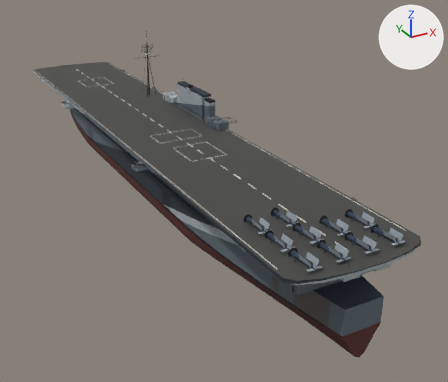
The glTF model assets/models/essex_m22.glb: old version first, new version second.
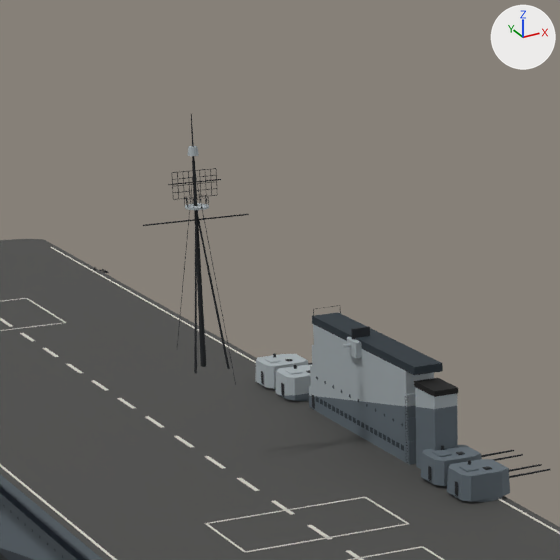
There are two pictures of each version: one whole from a 50 mm lens placed at (-95.5, -232.4, 98.2), pointed at (18.5, -25.1, -5.5), one close up on the part from 22% to 54% of the width and 0% to 38% of the height. Every picture has the same lights, and +X, +Y and +Z are marked at upper right. The older version's two pictures come first. Where no turn or scale is listed for an object, it has been applied to the vertices. Vertices at exactly the same position are counted once.

The first close-up shows 'Hull', 'Mount51', 'Mount52', 'Mount53', 'Mount54' and 1 more.
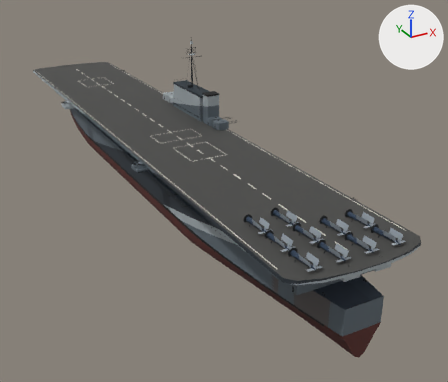
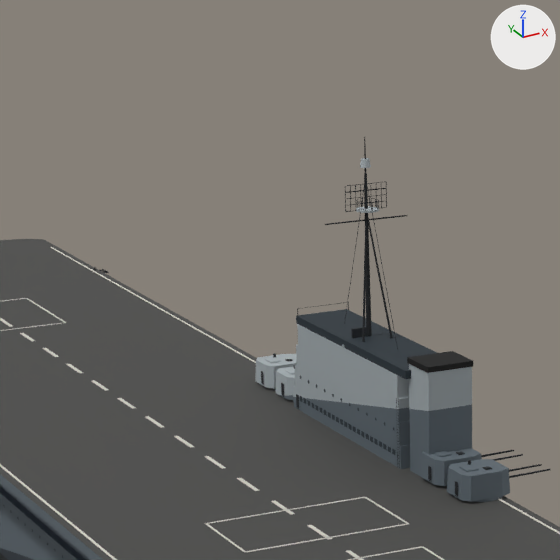
Pixel boxes [x1, y1, x2, y2] of what changed, in the close-ups (560 x 560 px; the box of a moved part takes in the faces that stretch with it):
```json
{"object": "Hull", "change": "reshaped", "before": [0, 114, 560, 560], "after": [0, 137, 560, 560]}
{"part": 1, "of": "me_hull", "change": "moved or reshaped", "before": [185, 204, 209, 210], "after": [356, 206, 379, 213]}
{"part": 2, "of": "me_hull", "change": "rebuilt", "before": [415, 387, 458, 469], "after": [409, 364, 472, 477], "on screen": "45% wider, 37% taller"}
{"part": 3, "of": "me_hull", "change": "deleted", "before": [143, 114, 458, 463]}
{"part": 4, "of": "me_hull", "change": "built on", "before": [309, 313, 443, 465], "after": [293, 137, 473, 469]}
```

Edits to the scene script, one JSON object a line:
```json
{"block": "me_hull", "where": "# used by ob_hull; location = (0.0, 0.0, 0.0)"}
{"op": "remove", "block": "me_hull", "code": "me_hull.from_pydata(...)  # 17605 vertices, 25344 faces; spans x -26.0..23.0, y -134.0..133.0, z -8.0..57.0"}
{"op": "add", "block": "me_hull", "code": "me_hull.from_pydata(...)  # 17633 vertices, 25376 faces; spans x -26.0..25.0, y -134.0..133.0, z -8.0..53.0"}
{"block": "me_hull", "change": "me_hull part 1: the loose piece of 22 vertices spanning x -1.0..1.0, y 4.0..7.0, z 48.0 is moved by (20.0, 0.0, -2.0)"}
{"block": "me_hull", "change": "me_hull part 2: the loose piece of 17 vertices spanning x 19.0..21.0, y -12.0..-8.0, z 20.0..29.0 is rebuilt with 25 vertices and now spans x 17.0..23.0, y -14.0..-9.0, z 20.0..32.0"}
{"block": "me_hull", "change": "me_hull part 3: 80 loose pieces with 594 vertices, spanning x -6.0..22.0, y -13.0..18.0, z 20.0..57.0, are deleted"}
{"block": "me_hull", "change": "me_hull part 4: 27 vertices moved from x 18.0..22.0, y -7.0..18.0, z 25.0..30.0 to x 17.0..23.0, y -8.0..19.0, z 25.0..30.0; 45 vertices removed from x 18.0..22.0, y -8.0..19.0, z 20.0..31.0; 659 vertices added at x 15.0..25.0, y -14.0..20.0, z 20.0..53.0"}
{"block": "me_hull", "change": "other edits to the shape of me_hull do not show in these pictures"}
```
